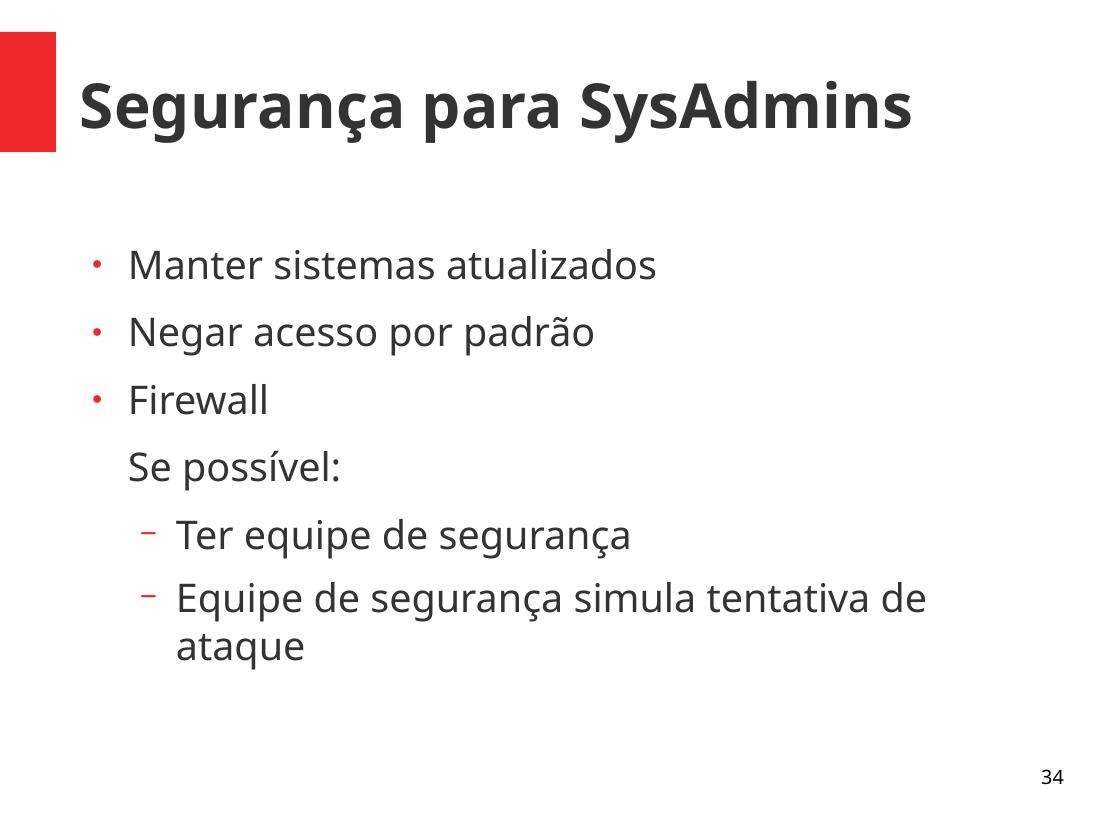
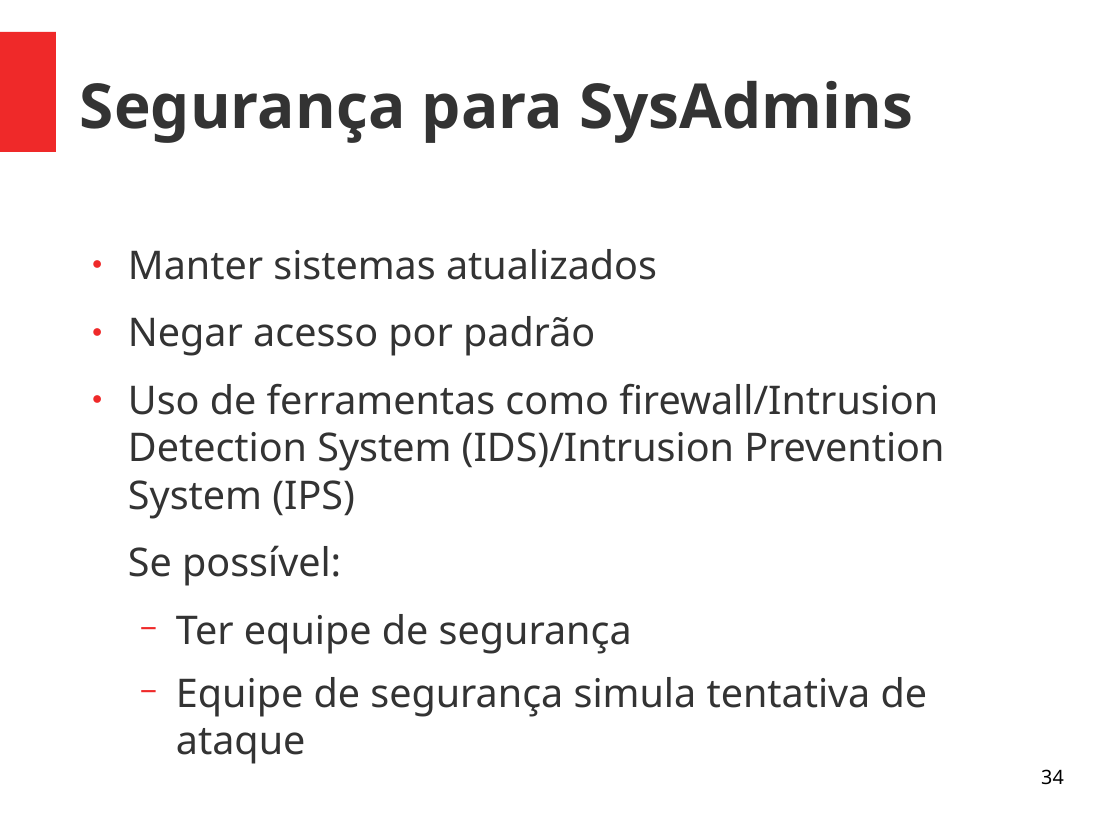
Before and after one commit to viniciusalveshax/aulas, a slide deck: slide 34 of adm-seg-redes/03-introdução-segurança-informação/pdf03-introdução-segurança-informação.odp. Drawn at 1120x840 pixels with LibreOffice and Linux fonts; fonts in the diff are those of the drawing. Boxes give left, top, right and bottom in pixels: in the first picture for what was removed or moved away, otherwise in the second. Text is boxed around its words. In the diff, an @@ line names an element or a change of style, - is before the commit and + after.

Commit message:
Ajustes na aula sobre segurança da informação

```diff
--- a/adm-seg-redes/03-introdução-segurança-informação/pdf03-introdução-segurança-informação.odp
+++ b/adm-seg-redes/03-introdução-segurança-informação/pdf03-introdução-segurança-informação.odp
@@ text at [128, 383, 944, 519]: text changed @@
-● Firewall
+● Uso de ferramentas como firewall/Intrusion Detection System (IDS)/Intrusion Prevention System (IPS)
```
Also in this commit, not shown: 2 other slides changed.
